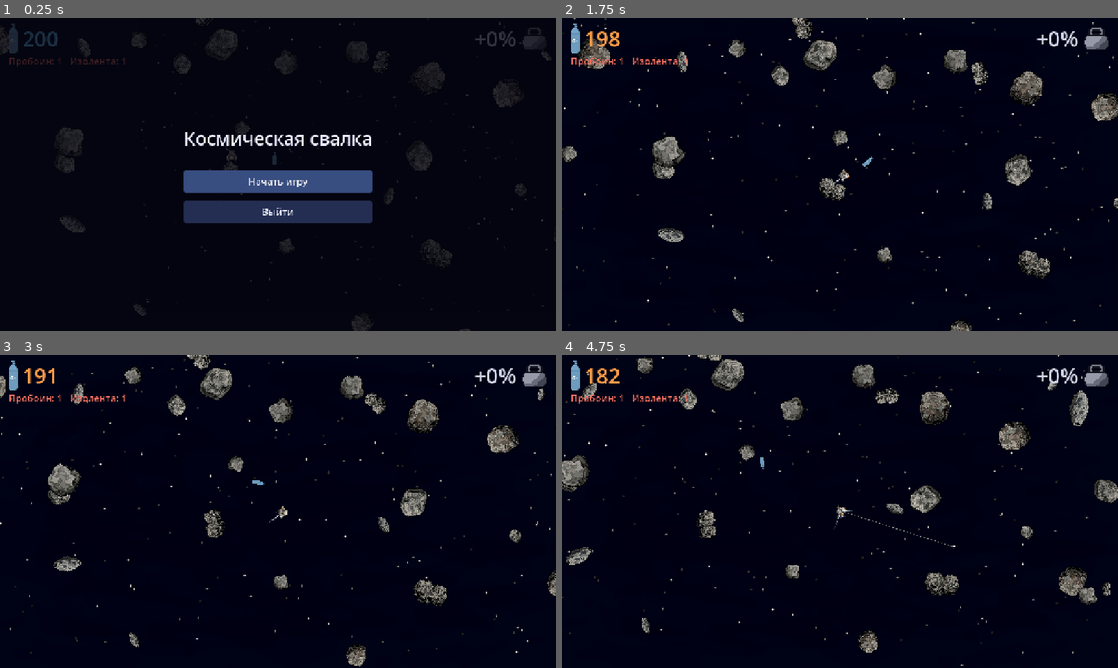
Above: before the commit, frames 1-4 (two rows, left to right).
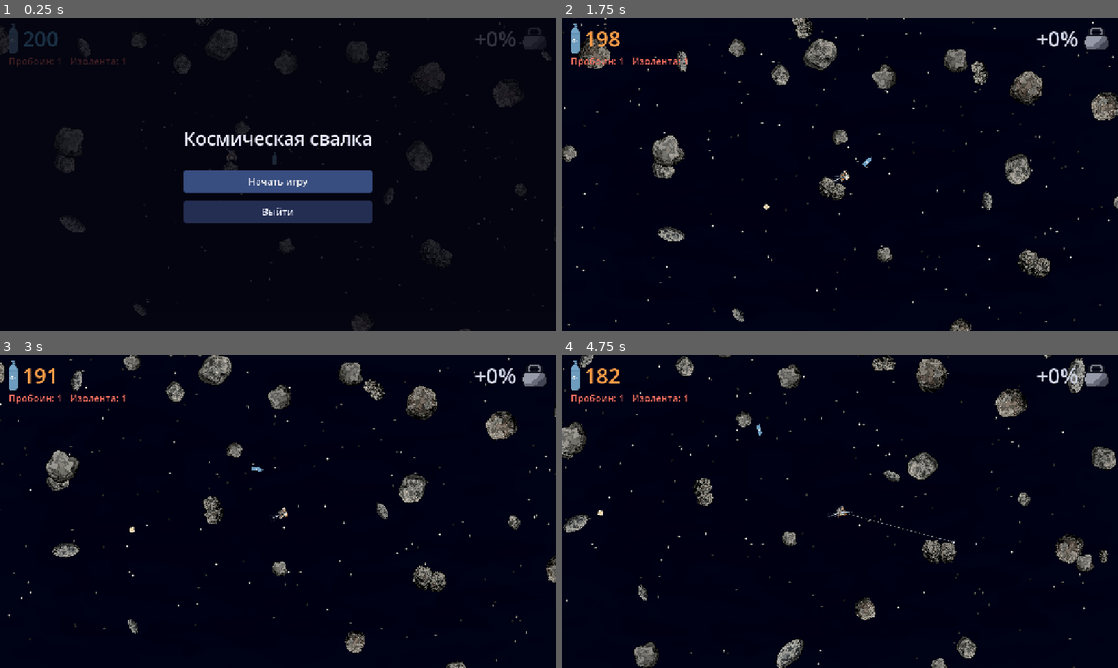
Above: after the commit, the same moments.

Repository: xOnelinx/-space_scrapheap
Game: Godot game, scene res://scenes/main.tscn
The game is run twice, just before and just after one commit, with the same random seed, the same clock (stepped at 60 frames per second) and the same inputs.
Inputs (mouse positions are in pixels of both pictures, inside the frame that each line leads up to):
- Up to frame 1 (0.25 s): no input
- Up to frame 2 (1.75 s): click "Начать игру" at 0.5 s; move the mouse to (962, 158) at 1.27 s; hold D (move_right) from 1.28 s (still down); hold Right mouse button (aim) from 1.28 s (still down); click (962, 158) at 1.55 s
- Up to frame 3 (3 s): move the mouse to (166, 527) at 2.02 s; release D (move_right) at 2.03 s; release Right mouse button (aim) at 2.03 s; hold S (move_down) 2.03-2.78 s; click (166, 527) at 2.1 s; right-click (166, 527) at 2.3 s; move the mouse to (333, 442) at 2.77 s; hold D (move_right) from 2.78 s (still down); hold Right mouse button (aim) from 2.78 s (still down)
- Up to frame 4 (4.75 s): click (895, 442) at 3.05 s; move the mouse to (812, 574) at 3.52 s; release D (move_right) at 3.53 s; release Right mouse button (aim) at 3.53 s; hold W (move_up) 3.53-4.28 s; tap G (drop_cargo) at 3.6 s; click (812, 574) at 3.67 s; right-click (812, 574) at 3.8 s; move the mouse to (1006, 558) at 4.27 s; hold A (move_left) from 4.28 s (still down); hold E (harpoon) from 4.28 s (still down); click (1006, 558) at 4.55 s

The runs differ from the first frame. In frame 2, 2.8% of the frame differs, in the area x 0-100%, y 0-100%; in frame 3, 7.7%; in frame 4, 11%.

Commit message:
Изолента у старта, струя короче и конусом, снос сильнее
Co-authored-by: Cursor <cursoragent@cursor.com>

Diff:
--- /dev/null
+++ b/godot/scenes/tape.tscn
@@ -0,0 +1,17 @@
+[gd_scene format=3]
+
+[ext_resource type="Script" path="res://scripts/loot.gd" id="1_loot"]
+[ext_resource type="Texture2D" path="res://assets/tape.png" id="2_tex"]
+
+[node name="Tape" type="Node2D"]
+script = ExtResource("1_loot")
+oxygen_grant = 0.0
+tape_grant = 1
+mass = 2.0
+adds_cargo = false
+world_height = 14.0
+hit_radius = 6.0
+
+[node name="Sprite" type="Sprite2D" parent="."]
+texture_filter = 0
+texture = ExtResource("2_tex")
--- a/godot/scripts/flight_jet.gd
+++ b/godot/scripts/flight_jet.gd
@@ -8,6 +8,8 @@
 var reach := REACH
 var color := Color(0.78, 0.92, 1.0)
 var width := 1.0
+## Насколько газ расходится к концу струи. Ноль — ровная струя.
+var cone := 0.0
 
 var _dir := Vector2.ZERO
 var _phase := 0.0
@@ -54,6 +56,6 @@
 		var half := lerpf(2.5, 1.0, fade) * width
 		var tint := Color(color.r, color.g, color.b, lerpf(0.75, 0.0, fade))
 		draw_line(center - _dir * half, center + _dir * half, tint, width)
-		if i % 2 == 1:
-			var spread := 1.5 * width
+		if i % 2 == 1 or cone > 0.0:
+			var spread := 1.5 * width * (1.0 + cone * fade)
 			draw_line(center - side * spread, center + side * spread, Color(tint.r, tint.g, tint.b, tint.a * 0.45), width)
--- a/godot/scripts/loot.gd
+++ b/godot/scripts/loot.gd
@@ -1,7 +1,8 @@
 class_name Loot
 extends Node2D
 
-## Баллон кислорода. Летит сам и отскакивает от любого камня.
+## Находка в потоке: летит сама и отскакивает от любого камня. Касание забирает.
+## По умолчанию — баллон кислорода. Изолента — та же находка без воздуха.
 
 const PICKUP_REACH := 18.0
 const OXYGEN_GRANT := 600.0
@@ -10,6 +11,15 @@
 const MASS := 40.0
 const RESTITUTION := 0.55
 const FRICTION := 0.2
+
+## Секунды воздуха за касание. Полный запас тогда находку не забирает.
+@export var oxygen_grant := OXYGEN_GRANT
+@export var tape_grant := 0
+@export var mass := MASS
+## Масса идёт в груз скитальца. Изолента в кармане веса не прибавляет.
+@export var adds_cargo := true
+@export var world_height := WORLD_HEIGHT
+@export var hit_radius := HIT_RADIUS
 
 var velocity := Vector2.ZERO
 var spin := 0.0
@@ -20,25 +30,6 @@
 	add_to_group("loot")
 	z_index = 12
 	_fit_sprite()
-
-
-func place_near(rock: Node2D) -> void:
-	var hit := Body.hit_radius(rock)
-	if hit <= 0.0:
-		hit = 26.0
-	global_position = rock.global_position + Vector2(hit + HIT_RADIUS + 48.0, -36.0)
-	velocity = Vector2(22.0, -14.0)
-	spin = 0.7
-	_shove_clear()
-
-
-func _fit_sprite() -> void:
-	var sprite := get_node_or_null("Sprite") as Sprite2D
-	var tex_h := 64.0
-	if sprite != null and sprite.texture != null and sprite.texture.get_height() > 0:
-		tex_h = float(sprite.texture.get_height())
-	var sprite_scale := WORLD_HEIGHT / tex_h
-	scale = Vector2(sprite_scale, sprite_scale)
 
 
 func _physics_process(delta: float) -> void:
@@ -53,6 +44,52 @@
 	_try_pickup()
 
 
+## side = -1 ставит находку по другую сторону камня.
+func place_near(rock: Node2D, side := 1.0) -> void:
+	var hit := Body.hit_radius(rock)
+	if hit <= 0.0:
+		hit = 26.0
+	global_position = rock.global_position + Vector2(hit + hit_radius + 48.0, -36.0) * side
+	velocity = Vector2(22.0, -14.0) * side
+	spin = 0.7 * side
+	_shove_clear()
+
+
+func get_hit_radius() -> float:
+	return hit_radius
+
+
+func get_mass() -> float:
+	return mass
+
+
+func get_inertia() -> float:
+	return 0.5 * mass * hit_radius * hit_radius
+
+
+func velocity_at(world_point: Vector2) -> Vector2:
+	var offset := world_point - global_position
+	return velocity + spin * Vector2(-offset.y, offset.x)
+
+
+func apply_impulse(impulse: Vector2, world_point: Vector2) -> void:
+	velocity += impulse / mass
+	var offset := world_point - global_position
+	var torque := offset.x * impulse.y - offset.y * impulse.x
+	var inertia := get_inertia()
+	if inertia > 0.0:
+		spin += torque / inertia
+
+
+func _fit_sprite() -> void:
+	var sprite := get_node_or_null("Sprite") as Sprite2D
+	var tex_h := 64.0
+	if sprite != null and sprite.texture != null and sprite.texture.get_height() > 0:
+		tex_h = float(sprite.texture.get_height())
+	var sprite_scale := world_height / tex_h
+	scale = Vector2(sprite_scale, sprite_scale)
+
+
 func _try_pickup() -> void:
 	var host := get_tree().get_first_node_in_group("wanderer") as Wanderer
 	if host == null:
@@ -60,9 +97,14 @@
 	if global_position.distance_squared_to(host.global_position) > PICKUP_REACH * PICKUP_REACH:
 		return
 	var air := get_tree().get_first_node_in_group("oxygen") as Oxygen
-	if air == null or not air.grant(OXYGEN_GRANT):
+	if air == null or not air.open:
 		return
-	host.cargo_mass += MASS
+	if oxygen_grant > 0.0 and not air.grant(oxygen_grant):
+		return
+	if tape_grant > 0:
+		air.add_tape(tape_grant)
+	if adds_cargo:
+		host.cargo_mass += mass
 	_taken = true
 	queue_free()
 
@@ -81,34 +123,8 @@
 func _separate(rock: Node2D) -> void:
 	var delta := rock.global_position - global_position
 	var dist := delta.length()
-	var min_dist := HIT_RADIUS + Body.hit_radius(rock)
+	var min_dist := hit_radius + Body.hit_radius(rock)
 	if dist >= min_dist or min_dist <= 0.0:
 		return
 	var normal := delta / dist if dist > 0.01 else Vector2.RIGHT
 	global_position -= normal * (min_dist - dist + 2.0)
-
-
-func get_hit_radius() -> float:
-	return HIT_RADIUS
-
-
-func get_mass() -> float:
-	return MASS
-
-
-func get_inertia() -> float:
-	return 0.5 * MASS * HIT_RADIUS * HIT_RADIUS
-
-
-func velocity_at(world_point: Vector2) -> Vector2:
-	var offset := world_point - global_position
-	return velocity + spin * Vector2(-offset.y, offset.x)
-
-
-func apply_impulse(impulse: Vector2, world_point: Vector2) -> void:
-	velocity += impulse / MASS
-	var offset := world_point - global_position
-	var torque := offset.x * impulse.y - offset.y * impulse.x
-	var inertia := get_inertia()
-	if inertia > 0.0:
-		spin += torque / inertia
--- a/godot/scripts/oxygen.gd
+++ b/godot/scripts/oxygen.gd
@@ -62,6 +62,11 @@
 
 func puncture(dir: Vector2) -> void:
 	holes.append(dir.normalized() if dir.length_squared() > 0.0001 else Vector2.UP)
+	_refresh()
+
+
+func add_tape(amount: int) -> void:
+	tape += amount
 	_refresh()
 
 
--- a/godot/scripts/rock_river.gd
+++ b/godot/scripts/rock_river.gd
@@ -4,6 +4,7 @@
 ## Астероиды расставлены в сцене. Здесь слои и столкновения одного слоя.
 
 const _LOOT_SCENE := preload("res://scenes/loot.tscn")
+const _TAPE_SCENE := preload("res://scenes/tape.tscn")
 const CELL := 128.0
 const DENSITY_MIN := 2
 const DENSITY_MAX := 5
@@ -68,7 +69,7 @@
 
 
 func _spawn_start_loot() -> void:
-	## Один баллон в кадре старта, не на камне.
+	## Баллон и запасной моток изоленты в кадре старта, по разные стороны камня.
 	var start := _start_rock()
 	if start == null or get_parent() == null:
 		return
@@ -76,6 +77,10 @@
 	loot.name = "Loot"
 	add_child(loot)
 	loot.place_near(start)
+	var tape := _TAPE_SCENE.instantiate() as Loot
+	tape.name = "Tape"
+	add_child(tape)
+	tape.place_near(start, -1.0)
 
 
 func _start_rock() -> Node2D:
--- a/godot/scripts/wanderer.gd
+++ b/godot/scripts/wanderer.gd
@@ -33,8 +33,9 @@
 const RESPAWN_INPUT_PAUSE := 0.45
 const LOST_DOOM_DELAY := 15.0
 ## Газ из одной пробоины при прыжке: доля скорости толчка против струи. Прицел её не видит.
-const LEAK_PER_PUNCTURE := 0.15
-const LEAK_JET_REACH := 34.0
+const LEAK_PER_PUNCTURE := 0.4
+const LEAK_JET_REACH := 23.0
+const LEAK_JET_CONE := 2.5
 const LEAK_JET_COLOR := Color(0.92, 0.97, 1.0)
 const MASS := 26.0 * 26.0
 const AIM_HORIZON := 3.0
@@ -470,6 +471,7 @@
 		jet.reach = LEAK_JET_REACH
 		jet.color = LEAK_JET_COLOR
 		jet.width = 2.0
+		jet.cone = LEAK_JET_CONE
 		add_child(jet)
 		_leak_jets.append(jet)
 	while _leak_jets.size() > holes.size():
--- a/godot/tests/verify_loot.gd
+++ b/godot/tests/verify_loot.gd
@@ -15,7 +15,7 @@
 	for _i in 4:
 		await process_frame
 
-	var loots := get_nodes_in_group("loot")
+	var loots := get_nodes_in_group("loot").filter(func(node: Node) -> bool: return (node as Loot).oxygen_grant > 0.0)
 	if loots.size() != 1:
 		push_error("На старте должен быть один баллон, сейчас %d" % loots.size())
 		quit(1)
--- a/godot/tests/verify_suit.gd
+++ b/godot/tests/verify_suit.gd
@@ -46,6 +46,18 @@
 		fail("Без изоленты пробоина не латается")
 		return
 
+	var tapes := get_nodes_in_group("loot").filter(func(node: Node) -> bool: return (node as Loot).tape_grant > 0)
+	if tapes.size() != 1:
+		fail("У старта должен летать один моток изоленты, сейчас %d" % tapes.size())
+		return
+	var tape := tapes[0] as Loot
+	var mass_before := wanderer.get_mass()
+	wanderer.global_position = tape.global_position
+	tape._physics_process(0.016)
+	if not tape.is_queued_for_deletion() or air.tape != 1 or wanderer.get_mass() != mass_before:
+		fail("Подбор изоленты: моток %d, масса %.1f" % [air.tape, wanderer.get_mass()])
+		return
+
 	print("SUIT_OK")
 	quit(0)
 
Binary file added: godot/assets/tape.png
Not shown, added: godot/assets/tape.png.import
Not shown, changed: GAME.md
Not shown, changed: PLAN.md
